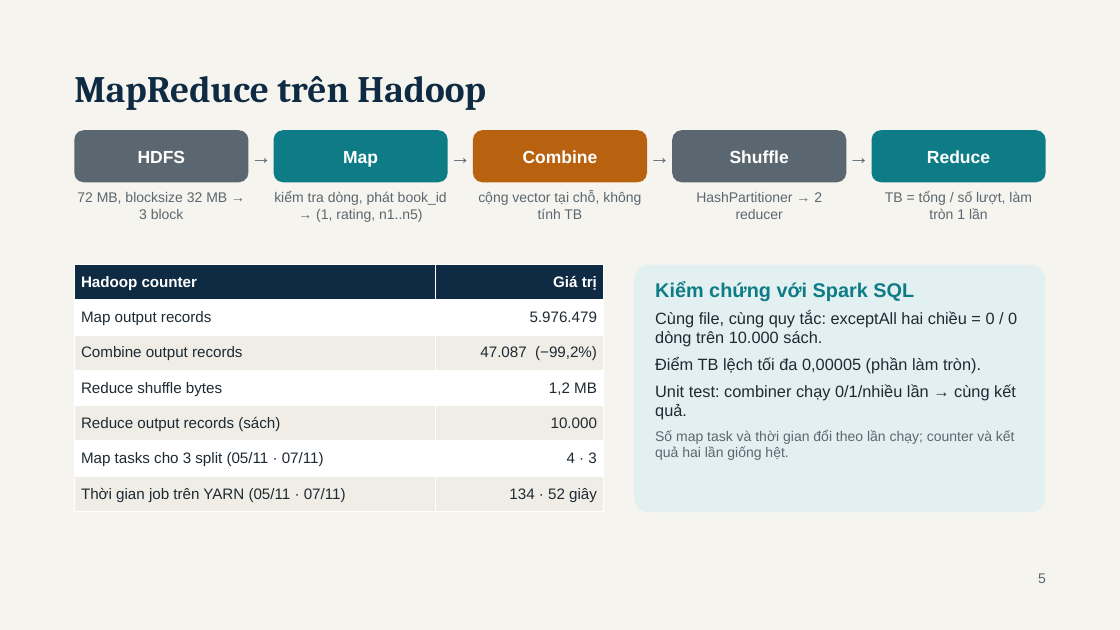
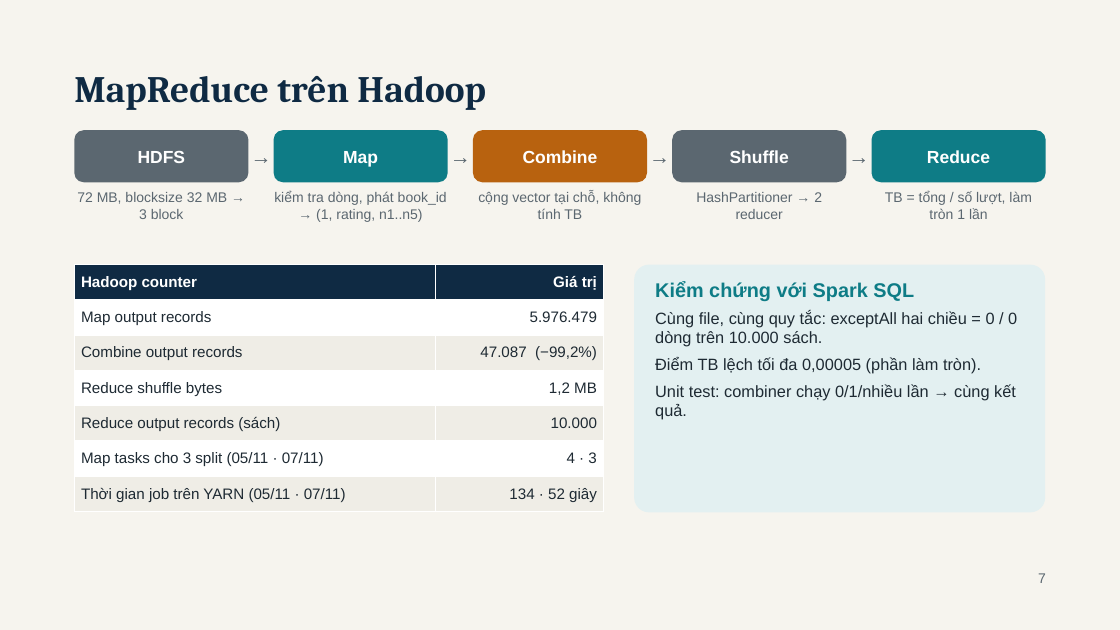
Before and after one commit to haoluonghuynhngoc/Group_06_BigData, a slide deck: slide 7 of Present/BookPulse - BDA501 Session 10 Final Presentation.pptx (slide 5 before the commit). Drawn at 1120x630 pixels with LibreOffice and Linux fonts; fonts in the diff are those of the drawing. Boxes give left, top, right and bottom in pixels: in the first picture for what was removed or moved away, otherwise in the second. Text is boxed around its words. In the diff, an @@ line names an element or a change of style, - is before the commit and + after.

Commit message:
Decks: Session 10 adds agenda, batch 4-step, one-event stream flow, fixes-after-review, detail architecture next to overview; Session 8 reworked as why topic -> architecture -> what it implies, team title, demo slide; slimmer detail diagram, shorter text; scripts, Q&A and demo refs renumbered

```diff
--- a/Present/BookPulse - BDA501 Session 10 Final Presentation.pptx
+++ b/Present/BookPulse - BDA501 Session 10 Final Presentation.pptx
@@ text at [655,430,1015,460]: paragraph removed @@
-Số map task và thời gian đổi theo lần chạy; counter và kết quả hai lần giống hệt.
@@ text at [1038,573,1046,583]: text changed @@
-5
+7
```
Also in this commit, not shown: 14 other slides changed, 4 slides added, 5 other files.
